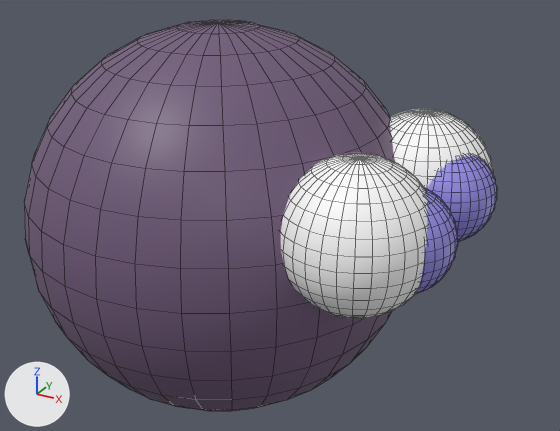
Before and after pictures for a commit that changed the FBX model AssetsModelado/Personajes/motaPolvo_flicker/flicker.fbx.
Camera for both pictures: a 50 mm camera at (3.55, -5.41, 3.81) aimed at (0.52, 0.1, 1.06). Arrows for +X, +Y and +Z are at lower left; the lights stay in place. Mesh edges are drawn as thin lines. Where no turn or scale is listed for an object, it has been applied to the vertices.
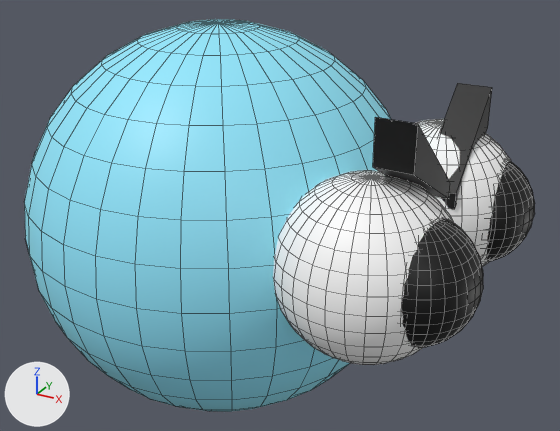
Location of each change, [x1, y1, x2, y2] in pixels of the pictures (560 x 431 px):
```json
{"object": "Sphere", "change": "recoloured", "before": [24, 19, 395, 412], "after": [24, 19, 395, 412], "on screen": "purple to cyan"}
{"object": "Sphere.001", "change": "moved, rescaled", "before": [281, 153, 428, 318], "after": [273, 170, 454, 365], "on screen": "23% wider, 18% taller"}
{"object": "Sphere.002", "change": "moved, rescaled", "before": [390, 109, 493, 188], "after": [416, 119, 511, 267]}
{"object": "Sphere.004", "change": "recoloured, moved, rescaled", "before": [417, 188, 458, 293], "after": [402, 219, 483, 348]}
{"object": "Sphere.003", "change": "recoloured, moved, rescaled", "before": [427, 156, 497, 241], "after": [486, 161, 535, 261]}
{"object": "Cube.001", "change": "added", "after": [373, 117, 450, 199], "on screen": "black"}
{"object": "Cube", "change": "added", "after": [439, 83, 492, 209]}
```

Scene script edits in JSON lines:
```json
{"op": "set", "path": "mat_cuerpo.base_color", "old": "(0.161, 0.101, 0.192)", "new": "(0.298, 0.83, 1.0)", "note": "dark purple #705979 -> cyan #94ebff"}
{"op": "set", "path": "mat_ojos.base_color", "old": "(0.309, 0.268, 0.8)", "new": "(0.0, 0.0, 0.0)", "note": "blue #978de7 -> black #000000"}
{"op": "add", "block": "me_cube", "code": ["me_cube = bpy.data.meshes.new('Cube')", "me_cube.from_pydata([(-0.145, -0.394, -0.394), (-0.145, -0.394, -0.264), (-0.145, 0.394, 0.053), (-0.145, 0.394, 0.394), (0.145, -0.394, -0.394), (0.145, -0.394, -0.264), (0.145, 0.394, 0.053), (0.145, 0.394, 0.394)], [], [(0, 1, 3, 2), (2, 3, 7, 6), (6, 7, 5, 4), (4, 5, 1, 0), (2, 6, 4, 0), (7, 3, 1, 5)])", "me_cube.materials.append(mat_ojos)  # black #000000"]}
{"op": "add", "block": "me_cube_001", "code": ["me_cube_001 = bpy.data.meshes.new('Cube.001')", "me_cube_001.from_pydata([(0.154, 0.391, -0.394), (0.154, 0.391, -0.264), (0.136, -0.398, 0.053), (0.136, -0.398, 0.394), (-0.136, 0.398, -0.394), (-0.136, 0.398, -0.264), (-0.154, -0.391, 0.053), (-0.154, -0.391, 0.394)], [], [(0, 1, 3, 2), (2, 3, 7, 6), (6, 7, 5, 4), (4, 5, 1, 0), (2, 6, 4, 0), (7, 3, 1, 5)])", "me_cube_001.materials.append(mat_ojos)  # black #000000"]}
{"op": "set", "path": "ob_sphere_003.location", "old": "(1.873, 0.495, 1.388)", "new": "(2.081, 0.717, 1.227)"}
{"op": "set", "path": "ob_sphere_003.scale", "old": "(-0.411, -0.411, -0.411)", "new": "(-0.475, -0.475, -0.475)"}
{"op": "set", "path": "ob_sphere_004.location", "old": "(1.86, -0.538, 1.397)", "new": "(2.067, -0.814, 1.259)"}
{"op": "set", "path": "ob_sphere_004.scale", "old": "(-0.411, -0.411, -0.411)", "new": "(-0.475, -0.475, -0.475)"}
{"op": "set", "path": "ob_sphere_002.location", "old": "(1.606, 0.658, 1.412)", "new": "(1.745, 0.703, 1.235)"}
{"op": "set", "path": "ob_sphere_002.scale", "old": "(-0.597, -0.597, -0.597)", "new": "(-0.69, -0.69, -0.69)"}
{"op": "set", "path": "ob_sphere_001.location", "old": "(1.573, -0.668, 1.413)", "new": "(1.708, -0.766, 1.236)"}
{"op": "set", "path": "ob_sphere_001.scale", "old": "(-0.597, -0.597, -0.597)", "new": "(-0.69, -0.69, -0.69)"}
{"op": "add", "block": "ob_cube", "code": ["ob_cube = bpy.data.objects.new('Cube', me_cube)", "ob_cube.location = (1.918, 0.498, 1.824)"]}
{"op": "add", "block": "ob_cube_001", "code": ["ob_cube_001 = bpy.data.objects.new('Cube.001', me_cube_001)", "ob_cube_001.location = (1.918, -0.505, 1.993)"]}
```
